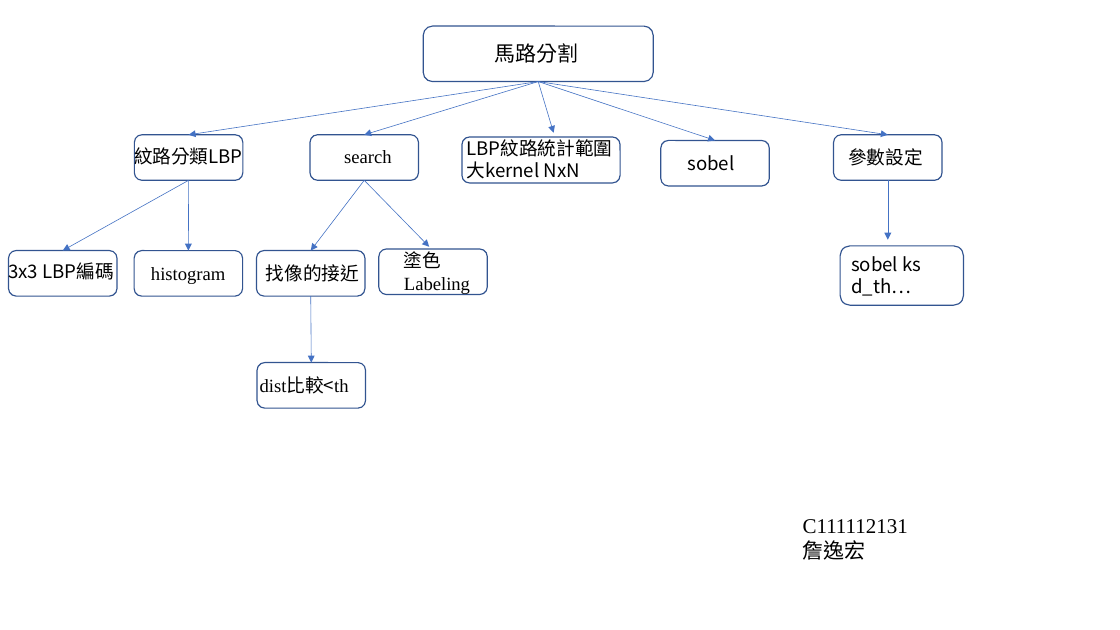
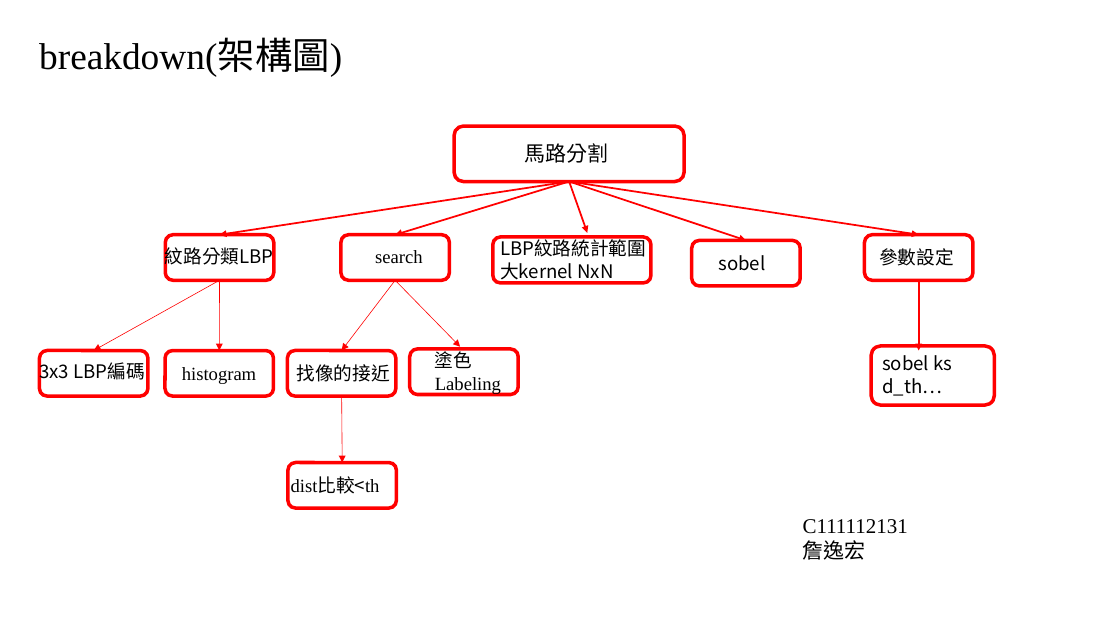
Before and after one commit to yihong92/nkust_Embedded_system, a slide deck: slide 1 of HW1/架構圖.pptx. Drawn at 1120x630 pixels with LibreOffice and Linux fonts; fonts in the diff are those of the drawing. Boxes give left, top, right and bottom in pixels: in the first picture for what was removed or moved away, otherwise in the second. Text is boxed around its words. In the diff, an @@ line names an element or a change of style, - is before the commit and + after.

Commit message:
設計架構圖

```diff
--- a/HW1/架構圖.pptx
+++ b/HW1/架構圖.pptx
@@ text added at box(39, 40, 342, 76), 32 pt, text #000000 @@
+breakdown(架構圖)
@@ arrow (570, 181) - (219, 234): stroke #4472C4 0.5 pt to #FF0000 1.5 pt @@
@@ arrow (570, 181) - (395, 234): stroke #4472C4 0.5 pt to #FF0000 1.5 pt @@
@@ 12 rounded rectangles, 11 texts, 10 arrows: place and size @@
-12 rounded rectangles, 11 texts, 10 arrows at box(8, 26, 964, 408)
+12 rounded rectangles, 11 texts, 10 arrows at box(39, 126, 995, 508)
@@ arrow (570, 181) - (746, 240): stroke #4472C4 0.5 pt to #FF0000 1.5 pt @@
@@ arrow (570, 181) - (919, 234): stroke #4472C4 0.5 pt to #FF0000 1.5 pt @@
@@ arrow (570, 181) - (587, 233): stroke #4472C4 0.5 pt to #FF0000 1.5 pt @@
@@ text "LBP紋路統計範圍": place and size @@
-text "LBP紋路統計範圍" at box(467, 136, 613, 183)
+text "LBP紋路統計範圍" at box(500, 236, 646, 283)
@@ outline #325491 1 pt to #FF0000 3 pt in 12 elements at box(39, 350, 148, 396), box(287, 350, 396, 396), box(871, 346, 995, 406), box(455, 126, 685, 181), box(166, 234, 274, 280), box(341, 234, 450, 280), box(493, 237, 651, 283), box(865, 234, 973, 280), box(166, 350, 274, 396), box(410, 349, 518, 394), box(288, 463, 397, 508), box(692, 240, 801, 286) @@
@@ arrow (219, 281) - (94, 350): stroke #4472C4 0.5 pt to #FF0000 0.5 pt @@
@@ arrow (219, 281) - (219, 350): stroke #4472C4 0.5 pt to #FF0000 0.5 pt @@
@@ arrow (395, 281) - (342, 350): stroke #4472C4 0.5 pt to #FF0000 0.5 pt @@
@@ arrow (395, 281) - (460, 347): stroke #4472C4 0.5 pt to #FF0000 0.5 pt @@
@@ arrow moved from (888, 181) - (888, 239) to (919, 281) - (919, 350) @@
@@ arrow (919, 281) - (919, 350): stroke #4472C4 0.5 pt to #FF0000 1.5 pt @@
@@ arrow (342, 396) - (342, 463): stroke #4472C4 0.5 pt to #FF0000 0.5 pt @@
```
Also in this commit, not shown: 1 slide added, 1 slide removed.
